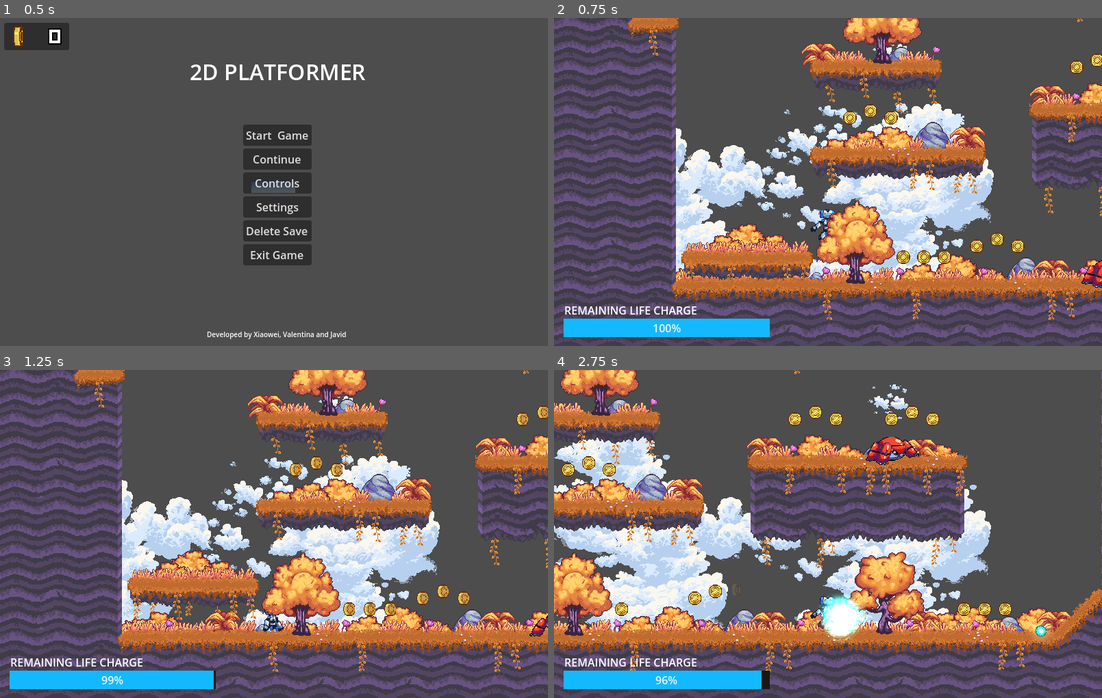
Above: before the commit, frames 1-4 (two rows, left to right).
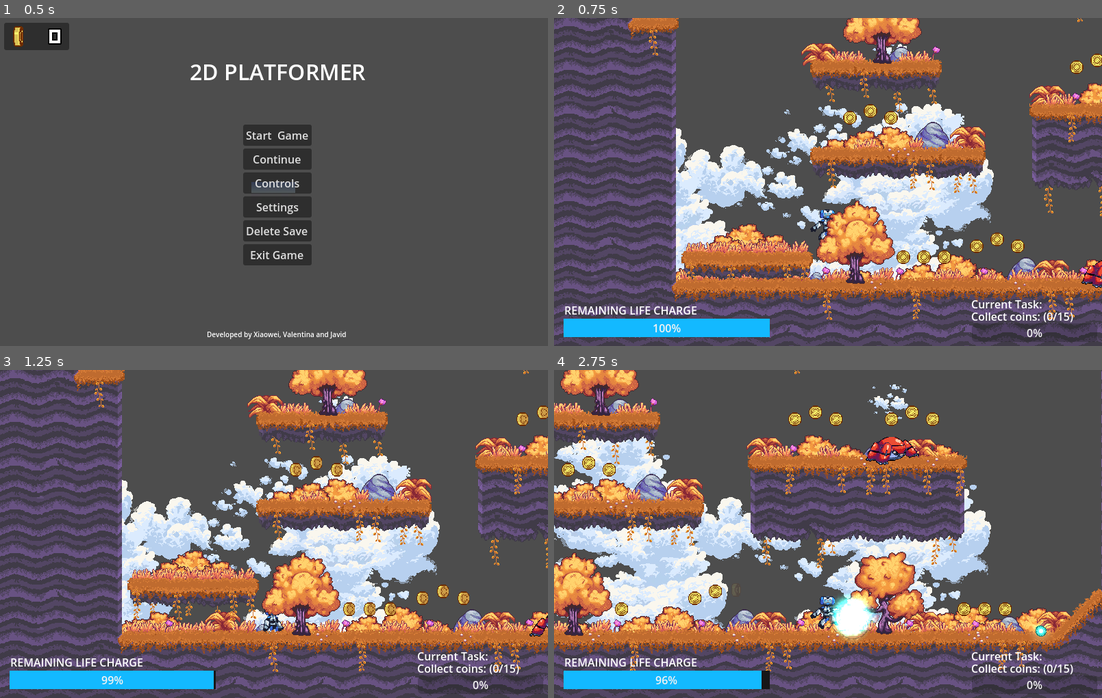
Above: after the commit, the same moments.

Repository: javidwaldron/2D-Platformer
Game: Godot game, scene res://main_menu.tscn
Two runs of this game, one before a commit and one after it. Both use one fixed random seed, a clock stepped at 60 frames per second and the inputs below.
Inputs (mouse positions are in pixels of both pictures, inside the frame that each line leads up to):
- Up to frame 1 (0.5 s): no input
- Up to frame 2 (0.75 s): click "Start Game" at 0.5 s
- Up to frame 3 (1.25 s): no input
- Up to frame 4 (2.75 s): tap Enter at 1.25 s; move the mouse to (948, 517) at 1.27 s; hold Right (move_right) from 1.28 s (still down); tap Space (shoot) at 1.35, 2.1 s; click (948, 517) at 1.42 s; tap Up (jump) at 1.52, 2.27 s; move the mouse to (718, 550) at 2.02 s

Frame 1 is identical in both runs. In frame 2, 0.8% of the frame differs, in the area x 76-100%, y 86-98%; in frame 3, 0.8%; in frame 4, 1.7%, in the area x 47-100%, y 68-98%.
Error after the commit: Invalid access to property or key 'current_quest' on a base object of type 'Node2D'. (res://enemy/enemy.gd:60)

Commit message:
update quest system

Diff:
--- a/2dPlatformeer/coins_remaining.gd
+++ b/2dPlatformeer/coins_remaining.gd
@@ -1,7 +1,6 @@
 extends Control
 
 var  currentcoin = 0
-
 
 func _process(delta):
 
--- a/2dPlatformeer/enemy/enemy.gd
+++ b/2dPlatformeer/enemy/enemy.gd
@@ -1,5 +1,6 @@
 class_name Enemy extends CharacterBody2D
 
+@export var quest_manager: Node
 
 enum State {
 	WALKING,
@@ -24,6 +25,10 @@
 @onready var sprite := $Sprite2D as Sprite2D
 @onready var animation_player := $AnimationPlayer as AnimationPlayer
 
+signal enemy_defeated
+
+func _ready() -> void:
+	quest_manager = get_tree().get_first_node_in_group("quest_manager")
 
 func _physics_process(delta: float) -> void:
 	if _state == State.WALKING and velocity.is_zero_approx():
@@ -52,7 +57,11 @@
 func destroy() -> void:
 	_state = State.DEAD
 
+	if quest_manager and quest_manager.current_quest == quest_manager.QuestType.KILL_ENEMIES:
+		quest_manager.update_progress(1)
+
 	velocity = Vector2.ZERO
+	emit_signal("enemy_defeated")
 	timer.start()
 
 
--- a/2dPlatformeer/game_singleplayer.tscn
+++ b/2dPlatformeer/game_singleplayer.tscn
@@ -1,9 +1,11 @@
-[gd_scene load_steps=7 format=3 uid="uid://bf3wnwihk7ymg"]
+[gd_scene load_steps=9 format=3 uid="uid://bf3wnwihk7ymg"]
 
 [ext_resource type="Script" path="res://game.gd" id="2"]
 [ext_resource type="PackedScene" uid="uid://ctgumjaytuoch" path="res://level/level.tscn" id="3"]
 [ext_resource type="PackedScene" uid="uid://vh7pmputa7r3" path="res://player/player.tscn" id="4"]
 [ext_resource type="PackedScene" uid="uid://c7ai4bigaryci" path="res://gui/pause_menu_singleplayer.tscn" id="4_x6l06"]
+[ext_resource type="PackedScene" uid="uid://pomry5gowdw2" path="res://gui/quest_ui.tscn" id="5_h78bm"]
+[ext_resource type="Script" path="res://quest_manager.gd" id="5_s7khw"]
 
 [sub_resource type="StyleBoxFlat" id="StyleBoxFlat_dl77t"]
 bg_color = Color(0.0911214, 0.0911215, 0.0911214, 1)
@@ -17,8 +19,9 @@
 
 [node name="Level" parent="." instance=ExtResource("3")]
 
-[node name="Player" parent="Level" instance=ExtResource("4")]
+[node name="Player" parent="Level" node_paths=PackedStringArray("quest_manager") instance=ExtResource("4")]
 position = Vector2(90, 546)
+quest_manager = NodePath("../../QuestManager")
 
 [node name="InterfaceLayer" type="CanvasLayer" parent="."]
 layer = 100
@@ -57,5 +60,12 @@
 wait_time = 0.5
 autostart = true
 
+[node name="QuestUi" parent="InterfaceLayer" instance=ExtResource("5_h78bm")]
+
+[node name="QuestManager" type="Node2D" parent="." node_paths=PackedStringArray("quest_ui", "player") groups=["quest_manager"]]
+script = ExtResource("5_s7khw")
+quest_ui = NodePath("../InterfaceLayer/QuestUi")
+player = NodePath("../Level/Player")
+
 [connection signal="coin_collected" from="Level/Player" to="InterfaceLayer/PauseMenu" method="_on_coin_collected"]
 [connection signal="timeout" from="InterfaceLayer/Timer" to="Level/Player" method="_on_timer_timeout"]
--- a/2dPlatformeer/gui/coins_counter.gd
+++ b/2dPlatformeer/gui/coins_counter.gd
@@ -1,5 +1,6 @@
 class_name CoinsCounter extends Panel
 
+@export var quest_manager: Node
 
 var _coins_collected: int = 0
 
@@ -10,8 +11,14 @@
 	_coins_label.set_text(str(CoinsRemaining.currentcoin))
 	($AnimatedSprite2D as AnimatedSprite2D).play()
 
+	quest_manager = get_tree().get_first_node_in_group("quest_manager")
 
 func collect_coin() -> void:
 	_coins_collected += 1
+
+	if quest_manager and quest_manager.current_quest == quest_manager.QuestType.COLLECT_COINS:
+		quest_manager.update_progress(1)
+
+
 	CoinsRemaining.currentcoin = _coins_collected
 	_coins_label.set_text(str(CoinsRemaining.currentcoin))
--- /dev/null
+++ b/2dPlatformeer/gui/quest_ui.gd
@@ -0,0 +1,10 @@
+extends Control
+
+
+@onready var quest_label = $QuestLabel
+@onready var progress_bar = $ProgressBar
+
+func update_quest(quest_text: String, progress: int, required: int):
+	print("update UI:", quest_text, progress, required)
+	quest_label.text = quest_text
+	progress_bar.value = float(progress) / required * 100
--- /dev/null
+++ b/2dPlatformeer/gui/quest_ui.tscn
@@ -0,0 +1,36 @@
+[gd_scene load_steps=2 format=3 uid="uid://pomry5gowdw2"]
+
+[ext_resource type="Script" path="res://gui/quest_ui.gd" id="1_hrwq8"]
+
+[node name="QuestUi" type="Control"]
+layout_mode = 3
+anchors_preset = 15
+anchor_right = 1.0
+anchor_bottom = 1.0
+grow_horizontal = 2
+grow_vertical = 2
+script = ExtResource("1_hrwq8")
+
+[node name="Label" type="Label" parent="."]
+layout_mode = 0
+offset_left = 609.0
+offset_top = 407.0
+offset_right = 713.0
+offset_bottom = 430.0
+text = "Current Task:"
+
+[node name="QuestLabel" type="Label" parent="."]
+layout_mode = 0
+offset_left = 609.0
+offset_top = 425.0
+offset_right = 651.0
+offset_bottom = 448.0
+text = "Collect coins: (0/15)"
+
+[node name="ProgressBar" type="ProgressBar" parent="."]
+layout_mode = 0
+offset_left = 610.0
+offset_top = 447.0
+offset_right = 793.0
+offset_bottom = 474.0
+rounded = true
--- a/2dPlatformeer/level/coin.tscn
+++ b/2dPlatformeer/level/coin.tscn
@@ -104,6 +104,7 @@
 [sub_resource type="Animation" id="2"]
 loop_mode = 1
 step = 0.25
+capture_included = true
 tracks/0/type = "value"
 tracks/0/imported = false
 tracks/0/enabled = true
--- a/2dPlatformeer/player/player.gd
+++ b/2dPlatformeer/player/player.gd
@@ -1,5 +1,6 @@
 class_name Player extends CharacterBody2D
 
+@export var quest_manager: Node
 
 signal coin_collected()
 
@@ -24,6 +25,7 @@
 var _double_jump_charged := false
 
 var hp:=100
+var level = 1
 
 @onready var health_bar = %HealthBar
 @onready var timer = %Timer
@@ -32,6 +34,8 @@
 	timer.start()
 	health_bar.value = hp
 	health_bar.max_value = 100
+	if quest_manager:
+		quest_manager.connect("player_leveled_up", Callable(self, "on_level_up"))
 
 
 
@@ -107,3 +111,7 @@
 	hp+= int
 	health_bar.value = hp
 	print(hp)
+
+func on_level_up(new_level: int):
+	level = new_level
+	print("The player's level is: %d" % level)
--- a/2dPlatformeer/project.godot
+++ b/2dPlatformeer/project.godot
@@ -42,6 +42,10 @@
 [editor]
 
 version_control/autoload_on_startup=true
+
+[global_group]
+
+quest_manager=""
 
 [importer_defaults]
 
Not shown, added: 2dPlatformeer.zip
